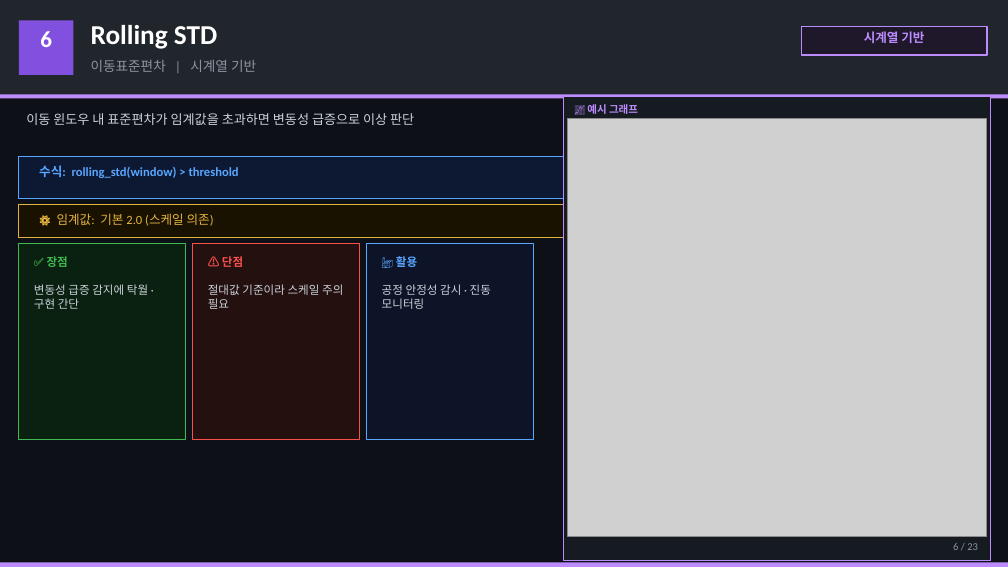
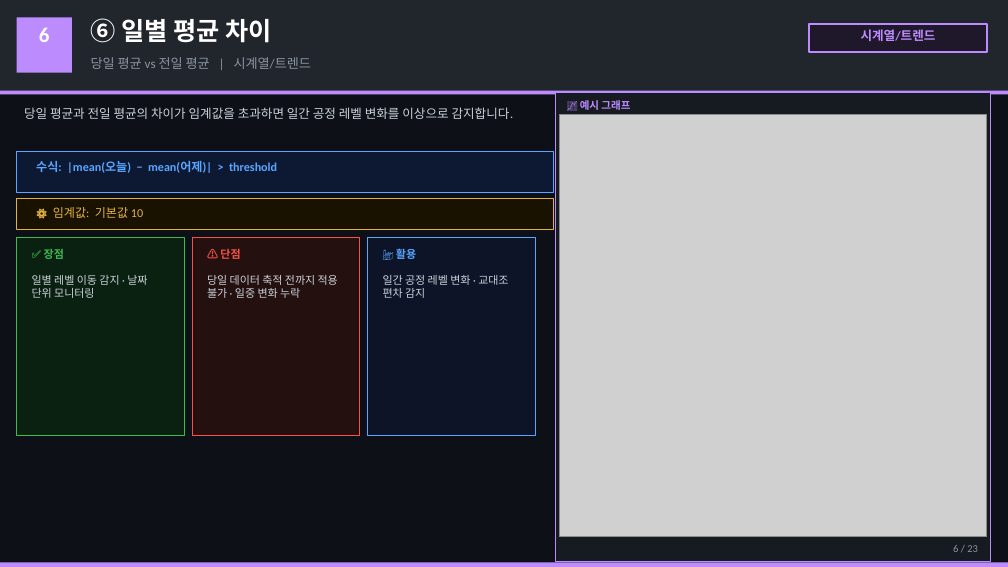
Before and after one commit to pollya32/python101, a slide deck: slide 7 of [예제 015] FDC 이상감지 시스템/FDC_이상감지_23종_상세설명.pptx. Drawn at 1008x567 pixels with LibreOffice and Linux fonts; fonts in the diff are those of the drawing; grey boxes stand for pictures. Boxes give left, top, right and bottom in pixels: in the first picture for what was removed or moved away, otherwise in the second. Text is boxed around its words. In the diff, an @@ line names an element or a change of style, - is before the commit and + after.

```diff
--- a/[예제 015] FDC 이상감지 시스템/FDC_이상감지_23종_상세설명.pptx
+++ b/[예제 015] FDC 이상감지 시스템/FDC_이상감지_23종_상세설명.pptx
@@ text "6" at (39, 28, 50, 42): size 22 to 20 pt @@
@@ rectangle at (17, 17, 72, 73): fill #8250DF to #BC8CFF @@
@@ text at (91, 18, 272, 43): text changed; size 26 to 24 pt @@
-Rolling STD
+⑥ 일별 평균 차이
@@ rectangle: place and size @@
-rectangle at (802, 26, 987, 55)
+rectangle at (809, 24, 987, 52)
@@ text at (861, 29, 936, 41): text changed @@
-시계열 기반
+시계열/트렌드
@@ text at (91, 57, 311, 69): text changed; size 13 to 12.5 pt @@
-이동표준편차 | 시계열 기반
+당일 평균 vs 전일 평균 | 시계열/트렌드
@@ text at (24, 107, 514, 119): text changed; size 12.5 to 12 pt @@
-이동 윈도우 내 표준편차가 임계값을 초과하면 변동성 급증으로 이상 판단
+당일 평균과 전일 평균의 차이가 임계값을 초과하면 일간 공정 레벨 변화를 이상으로 감지합니다.
@@ rectangle: place and size @@
-rectangle at (563, 96, 991, 561)
+rectangle at (556, 92, 991, 562)
@@ text "📈 예시 그래프": place and size @@
-text "📈 예시 그래프" at (587, 104, 638, 114)
+text "📈 예시 그래프" at (580, 100, 630, 110)
@@ picture: place and size @@
-picture at (567, 119, 987, 536)
+picture at (560, 114, 987, 537)
@@ rectangle: place and size @@
-rectangle at (19, 157, 563, 198)
+rectangle at (17, 151, 554, 193)
@@ text at (36, 161, 277, 173): text changed; size 12 to 11.5 pt @@
-수식: rolling_std(window) > threshold
+수식: |mean(오늘) − mean(어제)| > threshold
@@ rectangle: place and size @@
-rectangle at (19, 204, 563, 237)
+rectangle at (17, 198, 554, 230)
@@ text at (53, 207, 143, 218): text changed; size 12 to 11.5 pt @@
-⚙ 임계값: 기본 2.0 (스케일 의존)
+⚙ 임계값: 기본값 10
@@ 4 rectangles: place and size @@
-4 rectangles at (0, 95, 1008, 440)
+4 rectangles at (0, 91, 1008, 436)
@@ 3 texts: place and size @@
-3 texts at (47, 256, 417, 267)
+3 texts at (44, 246, 416, 261)
@@ size 11 to 10.5 pt in 3 elements at (220, 248, 240, 259), (44, 249, 64, 259), (396, 246, 416, 261) @@
@@ text at (32, 275, 147, 298): text changed; size 11 to 10.5 pt @@
-변동성 급증 감지에 탁월 · 구현 간단
+일별 레벨 이동 감지 · 날짜 단위 모니터링
@@ text at (207, 275, 338, 298): text changed; size 11 to 10.5 pt @@
-절대값 기준이라 스케일 주의 필요
+당일 데이터 축적 전까지 적용 불가 · 일중 변화 누락
@@ text at (383, 275, 508, 298): text changed; size 11 to 10.5 pt @@
-공정 안정성 감시 · 진동 모니터링
+일간 공정 레벨 변화 · 교대조 편차 감지
```
Also in this commit, not shown: 11 other slides changed, 13 slides added, 13 slides removed.
